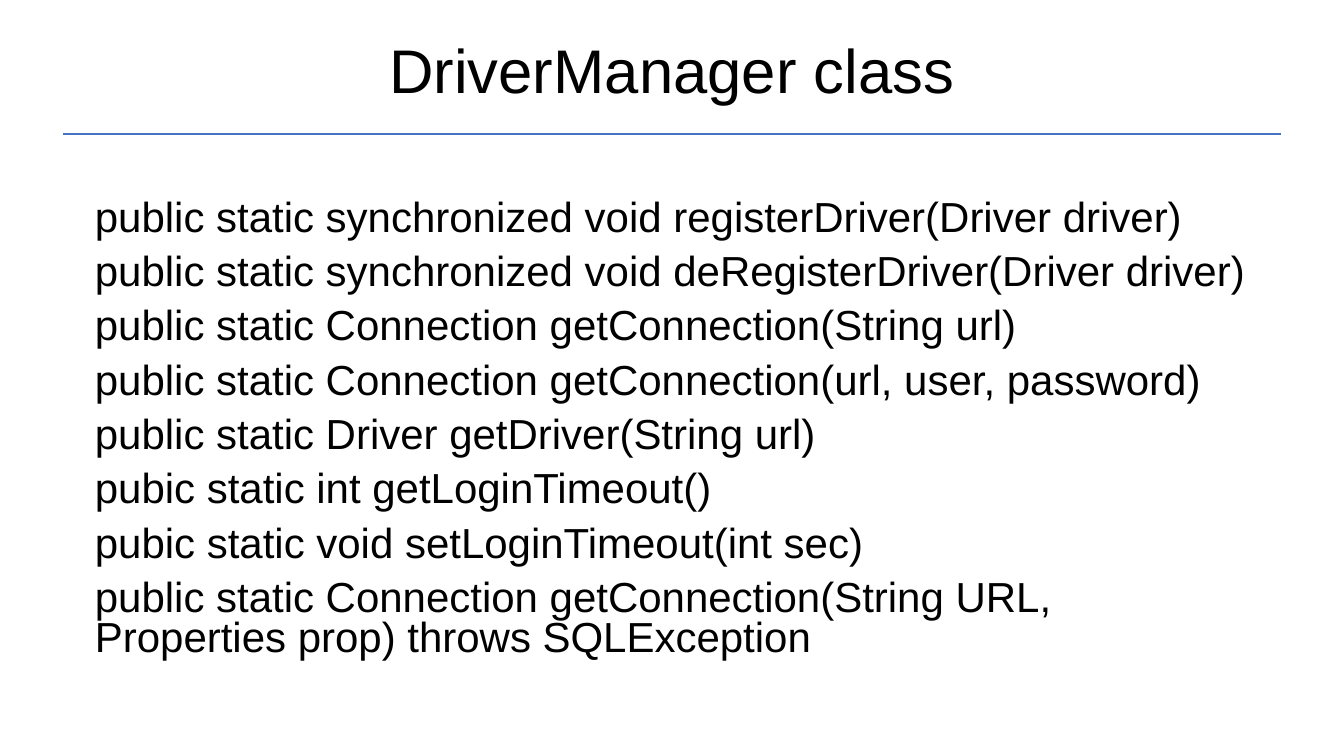
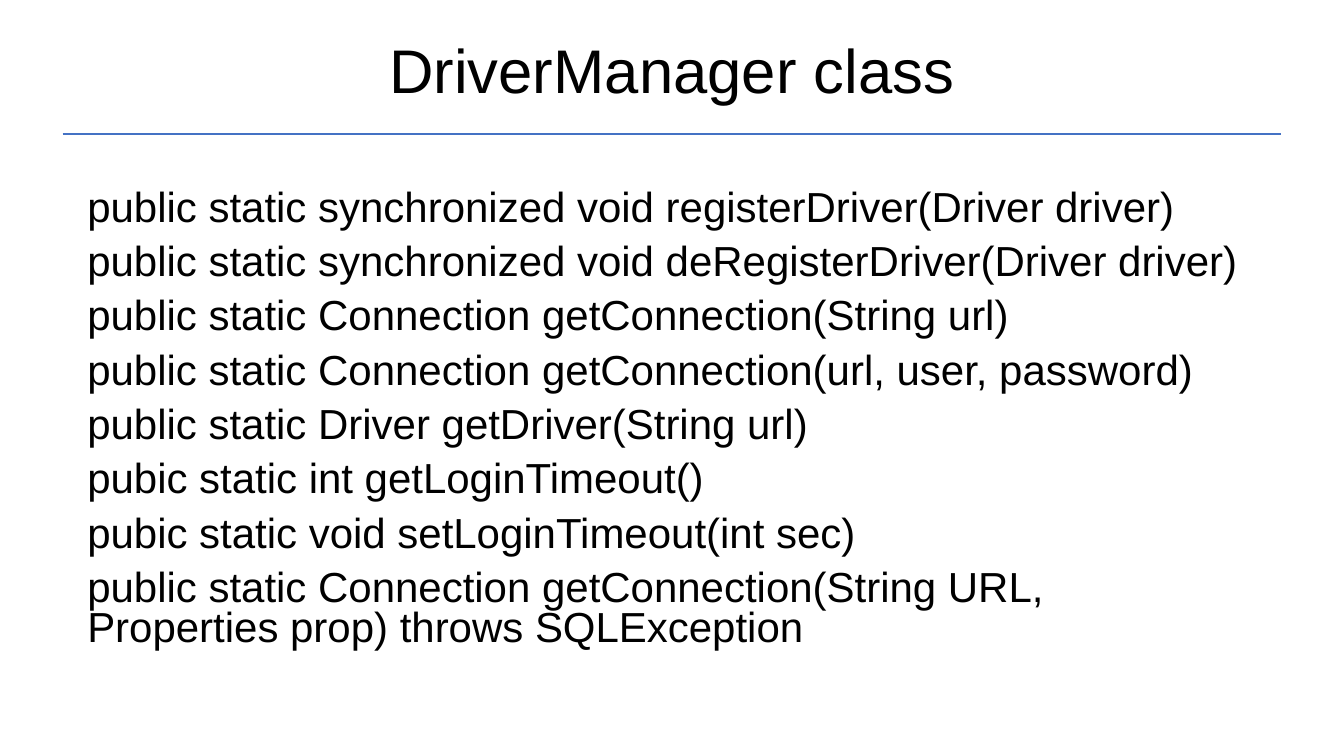
Before and after one commit to Garnik94/Levelup_presentations, a slide deck: slide 5 of JDBC/JDBC_Presentation.pptx. Drawn at 1344x756 pixels with LibreOffice and Linux fonts; fonts in the diff are those of the drawing. Boxes give left, top, right and bottom in pixels: in the first picture for what was removed or moved away, otherwise in the second. Text is boxed around its words. In the diff, an @@ line names an element or a change of style, - is before the commit and + after.

```diff
--- a/JDBC/JDBC_Presentation.pptx
+++ b/JDBC/JDBC_Presentation.pptx
@@ text "public static synchronized void registerDriver(Driver ...": place and size @@
-text "public static synchronized void registerDriver(Driver ..." at bbox=[95, 201, 1245, 661]
+text "public static synchronized void registerDriver(Driver ..." at bbox=[87, 191, 1237, 651]
```
Also in this commit, not shown: 2 other slides changed, 4 slides added, 1 other file.
